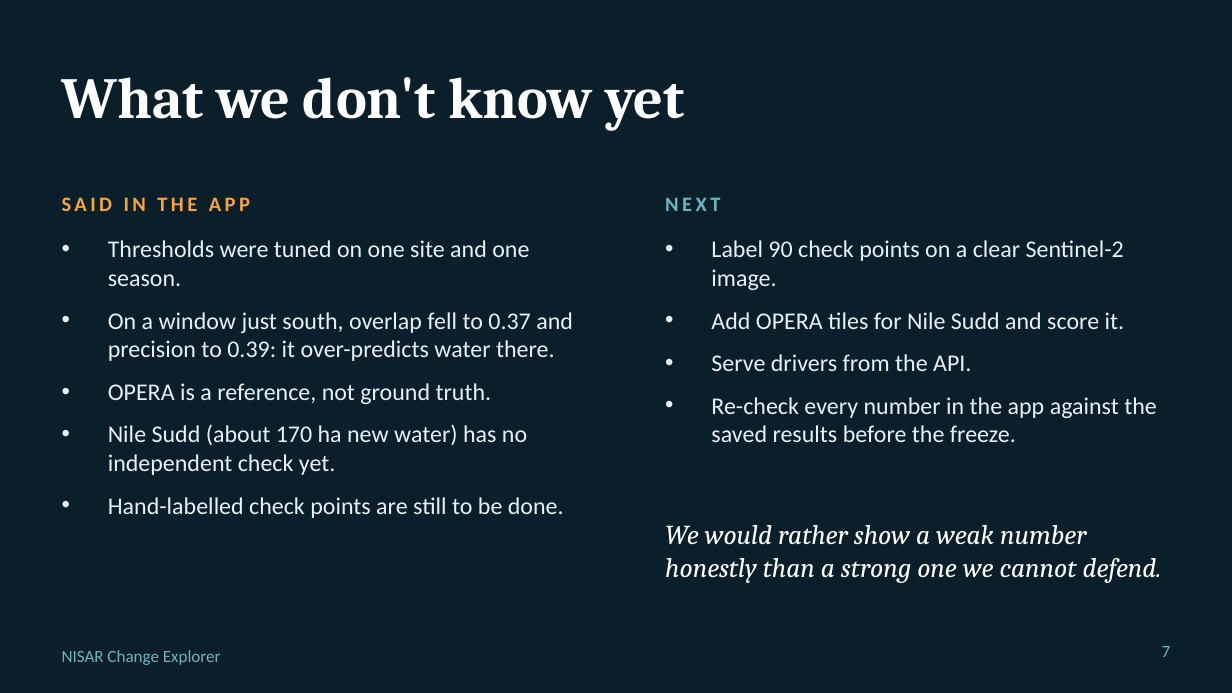
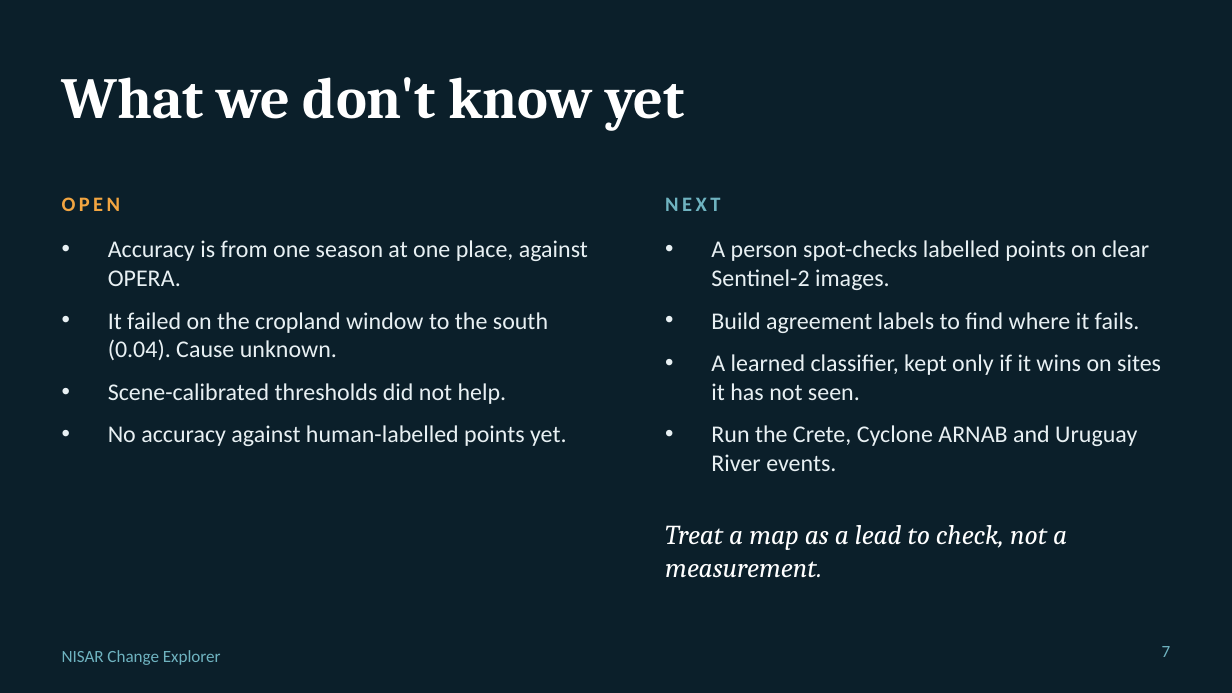
Before and after one commit to abilashprabakar27-ctrl/nisar, a slide deck: slide 7 of science/docs/NISAR_Change_Explorer.pptx. Drawn at 1232x693 pixels with LibreOffice and Linux fonts; fonts in the diff are those of the drawing. Boxes give left, top, right and bottom in pixels: in the first picture for what was removed or moved away, otherwise in the second. Text is boxed around its words. In the diff, an @@ line names an element or a change of style, - is before the commit and + after.

```diff
--- a/science/docs/NISAR_Change_Explorer.pptx
+++ b/science/docs/NISAR_Change_Explorer.pptx
@@ text at [62,197,121,211]: text changed @@
-SAID IN THE APP
+OPEN
@@ text at [108,240,588,446]: text changed @@
-• Thresholds were tuned on one site and one season.
-• On a window just south, overlap fell to 0.37 and precision to 0.39: it over-predicts water there.
-• OPERA is a reference, not ground truth.
-• Nile Sudd (about 170 ha new water) has no independent check yet.
-• Hand-labelled check points are still to be done.
+• Accuracy is from one season at one place, against OPERA.
+• It failed on the cropland window to the south (0.04). Cause unknown.
+• Scene-calibrated thresholds did not help.
+• No accuracy against human-labelled points yet.
@@ text at [711,240,1161,471]: text changed @@
-• Label 90 check points on a clear Sentinel-2 image.
-• Add OPERA tiles for Nile Sudd and score it.
-• Serve drivers from the API.
-• Re-check every number in the app against the saved results before the freeze.
+• A person spot-checks labelled points on clear Sentinel-2 images.
+• Build agreement labels to find where it fails.
+• A learned classifier, kept only if it wins on sites it has not seen.
+• Run the Crete, Cyclone ARNAB and Uruguay River events.
@@ text at [665,525,1067,577]: text changed @@
-We would rather show a weak number honestly than a strong one we cannot defend.
+Treat a map as a lead to check, not a measurement.
```
Also in this commit, not shown: 5 other slides changed, 1 slide added, 1 slide removed.
